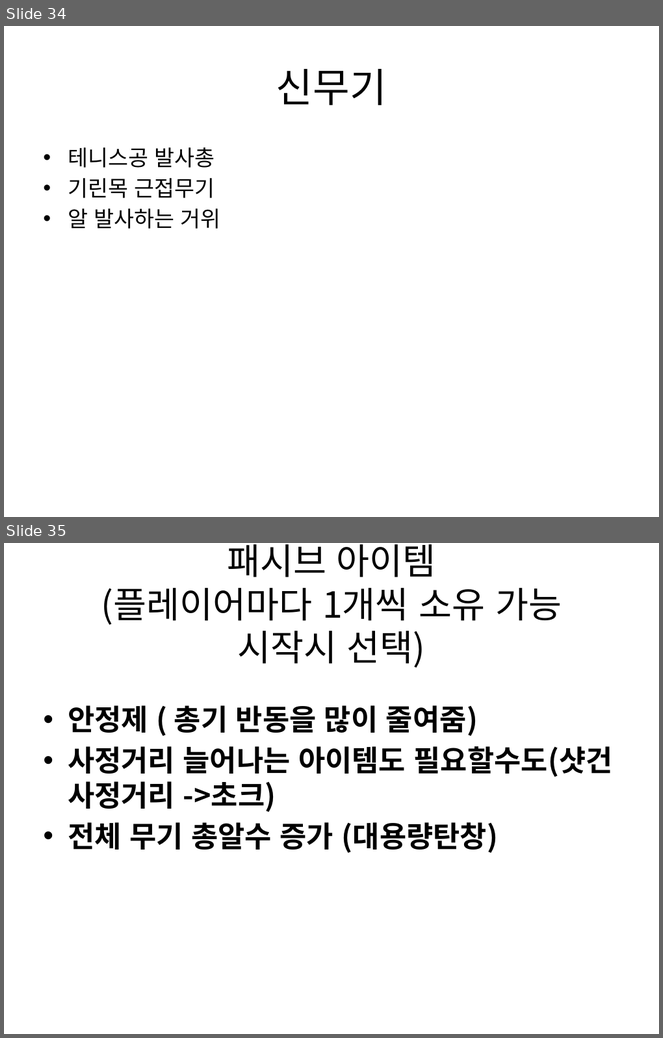
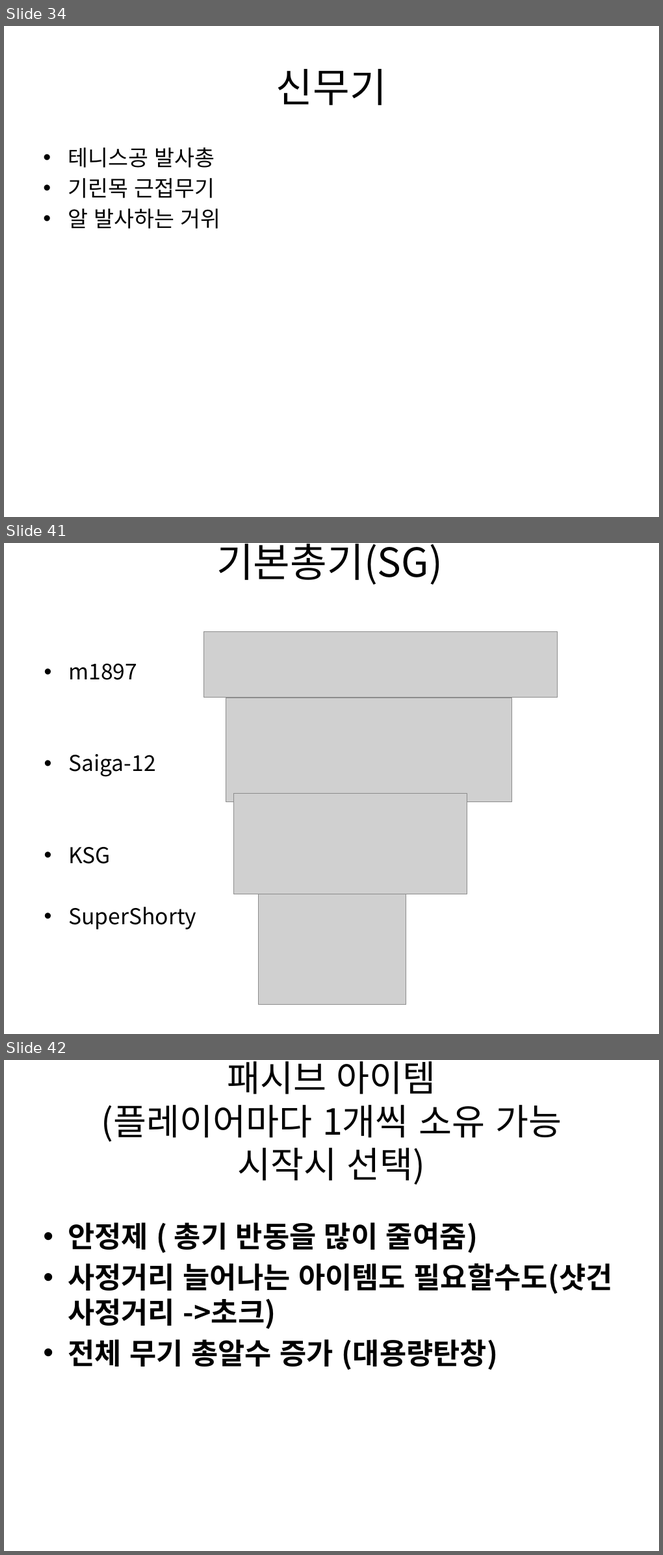
Before and after one commit to gkdlgndpdu/EscapeJail, a slide deck: EscapeJail/Assets/기획/스테이지1기획.pptx. Shown one above the other, each under a label of ours: slides 34 and 35 before the commit, slides 34, 41 and 42 after it; the slides between them are not shown. The pictures are 663x1038 and 663x1555 pixels, drawn with LibreOffice and Linux fonts; fonts in the diff are those of the drawing; grey boxes stand for pictures. Boxes give left, top, right and bottom in pixels: in the first picture for what was removed or moved away, otherwise in the second. Text is boxed around its words. In the diff, an @@ line names an element or a change of style, - is before the commit and + after.

Commit message:
기본총기 문서에 추가

```diff
--- a/EscapeJail/Assets/기획/스테이지1기획.pptx
+++ b/EscapeJail/Assets/기획/스테이지1기획.pptx
@@ slide 41 added at (4,543,659,1034), background #FFFFFF @@
@@ title added at (217,544,443,585), 44 pt, text #000000 @@
+기본총기(SG)
@@ picture added at (204,631,558,698) @@
@@ text added at (68,663,196,930), 24 pt, text #000000 @@
+• m1897
+• Saiga-12
+• KSG
+• SuperShorty
@@ picture added at (226,698,512,802) @@
@@ picture added at (233,794,467,894) @@
@@ picture added at (258,894,406,1005) @@
@@ what was slide 35 is now slide 42 @@
```
Also in this commit, not shown: 6 other slides added, 1 other file.
